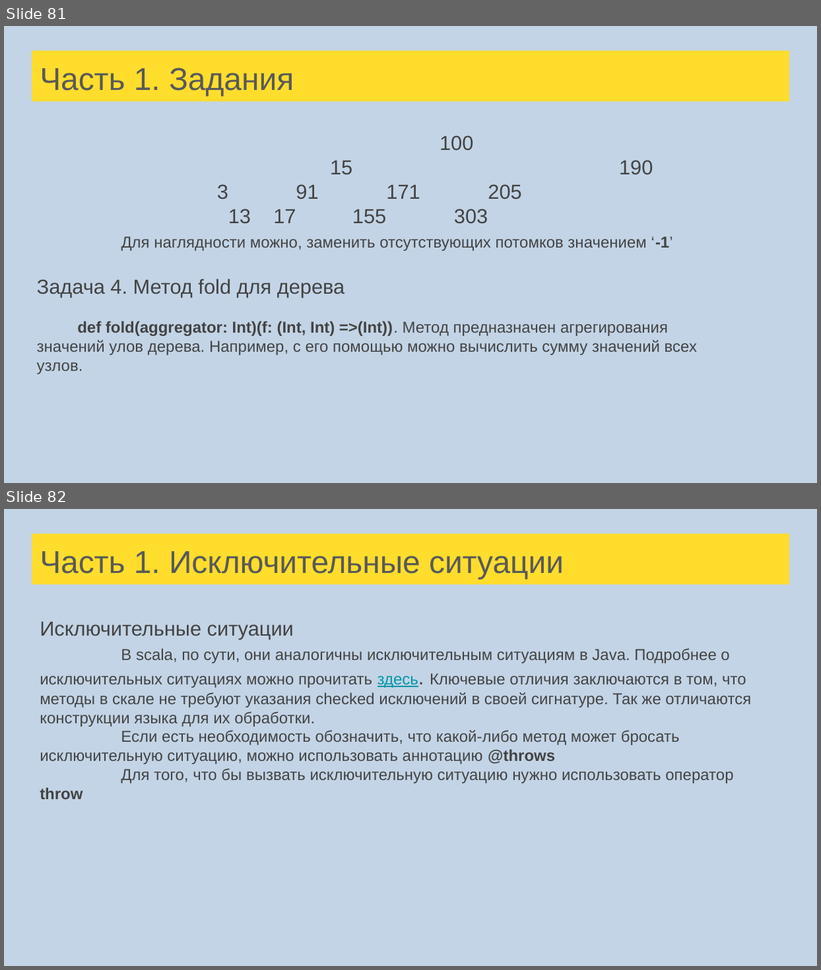
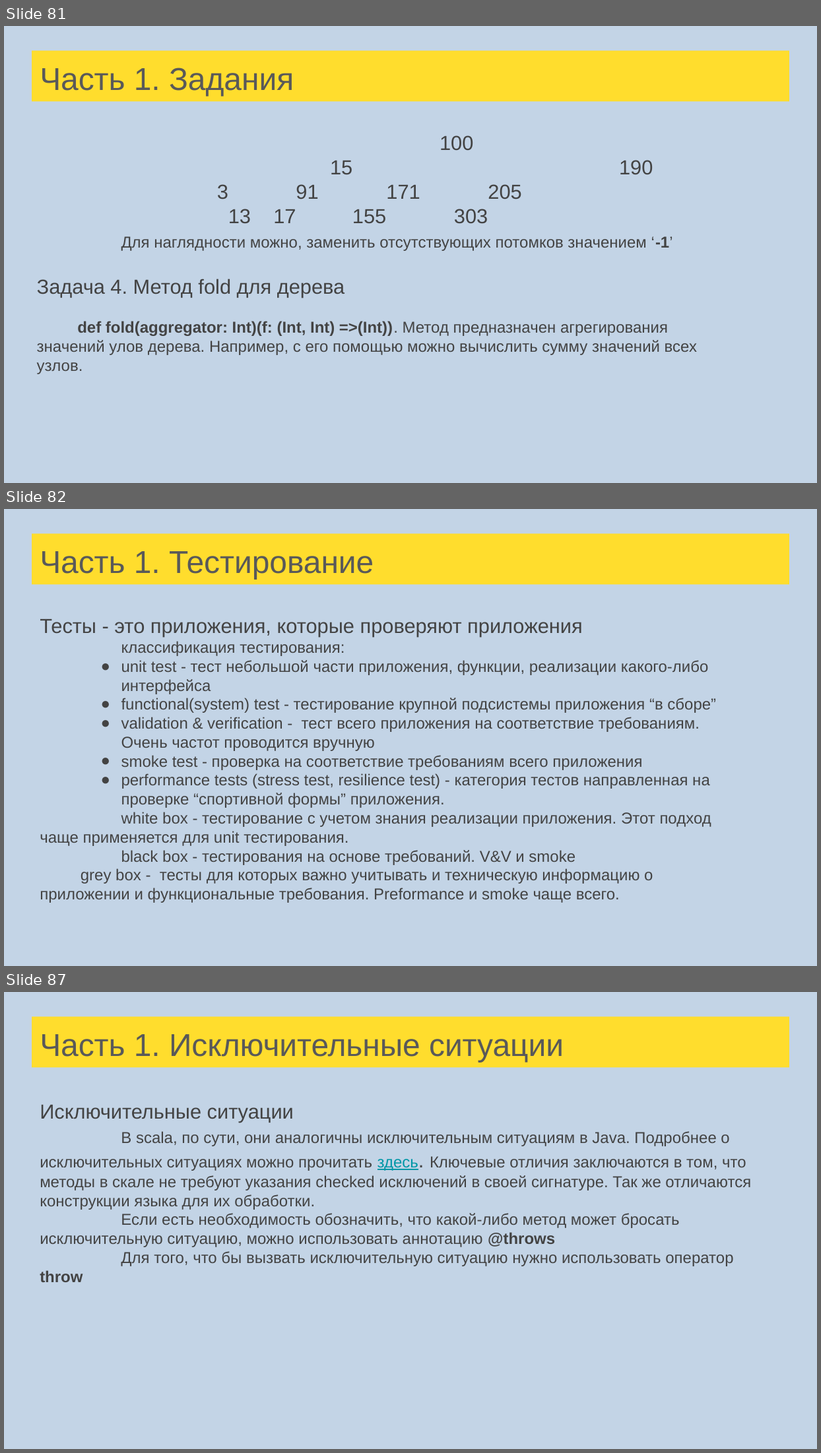
Before and after one commit to tralfamadore/ScalaLectures, a slide deck: src/main/resources/Лекции Scala для FinTech.pptx. Shown one above the other, each under a label of ours: slides 81 and 82 before the commit, slides 81, 82 and 87 after it; the slides between them are not shown. The pictures are 821x970 and 821x1453 pixels, drawn with LibreOffice and Linux fonts; fonts in the diff are those of the drawing. Boxes give left, top, right and bottom in pixels: in the first picture for what was removed or moved away, otherwise in the second. Text is boxed around its words. In the diff, an @@ line names an element or a change of style, - is before the commit and + after.

Commit message:
slides tests added

```diff
--- a/src/main/resources/Лекции Scala для FinTech.pptx
+++ b/src/main/resources/Лекции Scala для FinTech.pptx
@@ slide 82 added at [4, 509, 817, 966], background #C3D4E6 @@
@@ title added at [32, 533, 789, 585], fill #FFDD2D, 28 pt, text #595959 @@
+Часть 1. Тестирование
@@ text added at [40, 619, 716, 903], 14 pt, text #434343 @@
+Тесты - это приложения, которые проверяют приложения
+классификация тестирования:
+● unit test - тест небольшой части приложения, функции, реализации какого-либо интерфейса
+● functional(system) test - тестирование крупной подсистемы приложения “в сборе”
+● validation & verification - тест всего приложения на соответствие требованиям. Очень частот проводится вручную
+● smoke test - проверка на соответствие требованиям всего приложения
+● performance tests (stress test, resilience test) - категория тестов направленная на проверке “спортивной формы” приложения.
+white box - тестирование с учетом знания реализации приложения. Этот подход чаще применяется для unit тестирования.
+black box - тестирования на основе требований. V&V и smoke
+grey box - тесты для которых важно учитывать и техническую информацию о приложении и функциональные требования. Preformance и smoke чаще всего.
@@ what was slide 82 is now slide 87 @@
```
Also in this commit, not shown: 4 other slides added, 1 other file.
